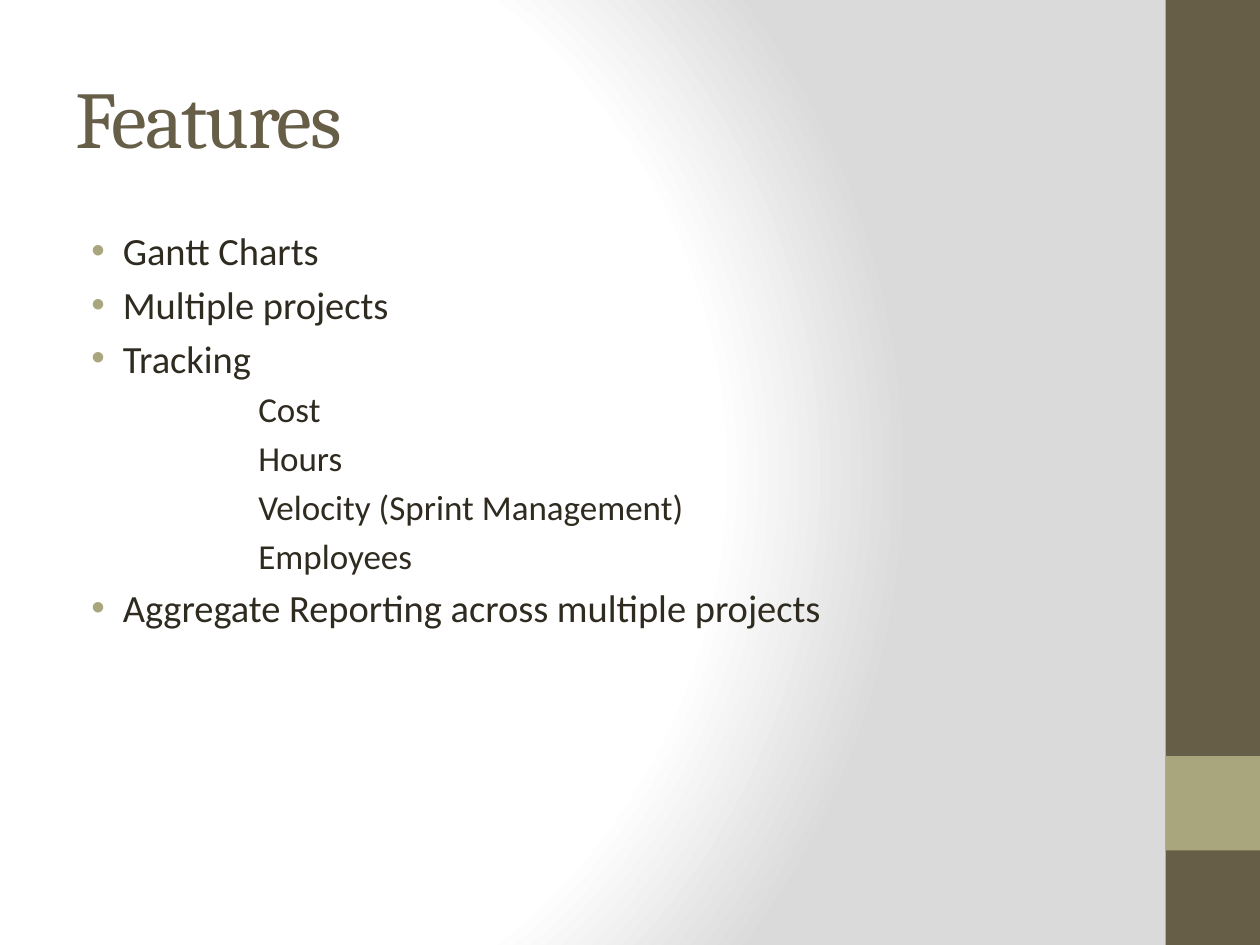
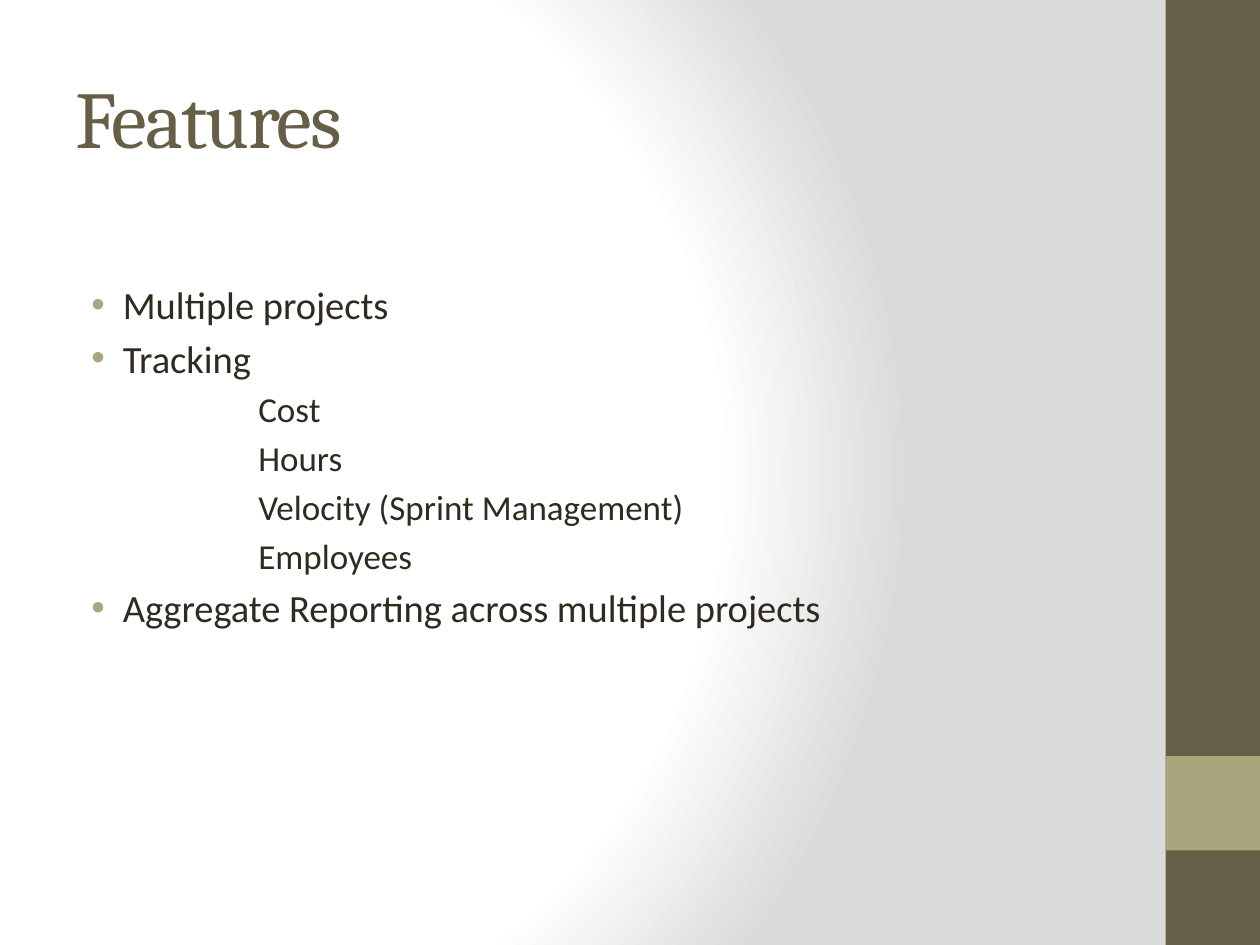
Before and after one commit to DanLain/ProjectManagement, a slide deck: slide 5 of Presentation/Team 3 presentation 1.pptx (slide 6 before the commit). Drawn at 1260x945 pixels with LibreOffice and Linux fonts; fonts in the diff are those of the drawing. Boxes give left, top, right and bottom in pixels: in the first picture for what was removed or moved away, otherwise in the second. Text is boxed around its words. In the diff, an @@ line names an element or a change of style, - is before the commit and + after.

Commit message:
Update to PP by Gary
removed stuff about gantt chart and added a new slide

```diff
--- a/Presentation/Team 3 presentation 1.pptx
+++ b/Presentation/Team 3 presentation 1.pptx
@@ text at (123,238,318,266): paragraph removed @@
-• Gantt Charts
```
Also in this commit, not shown: 2 other slides changed, 1 slide added, 1 slide removed.
